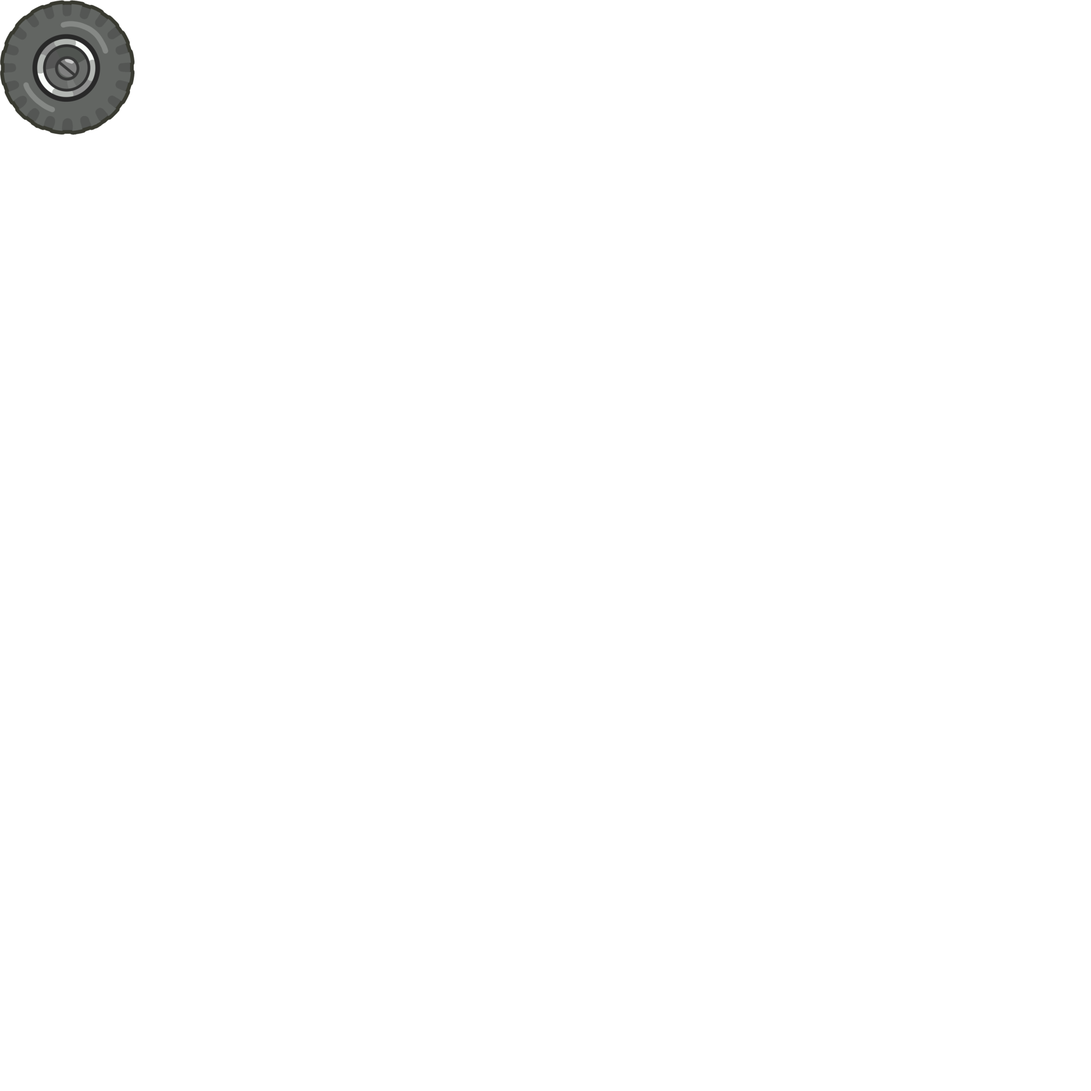
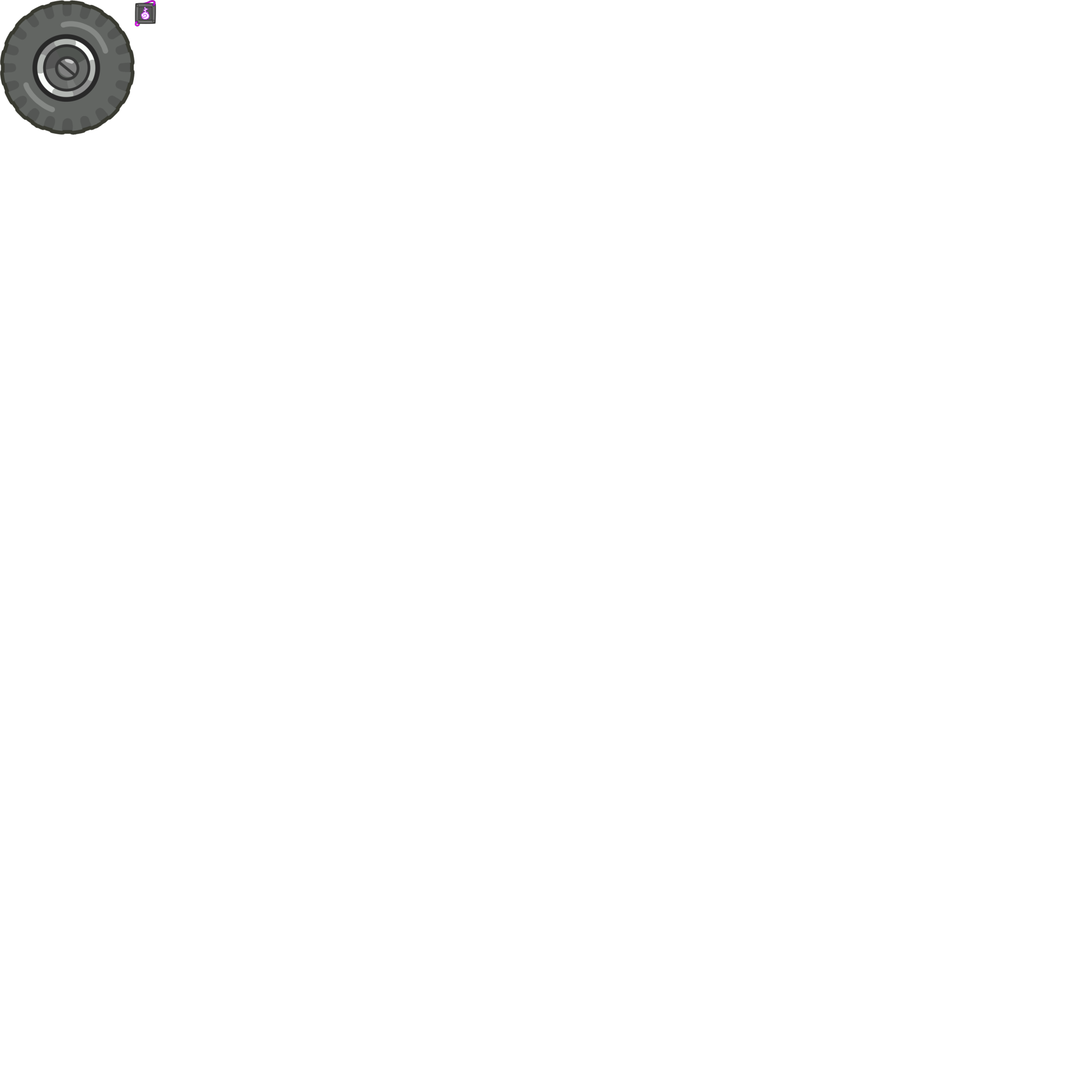
Layered file, before and after one edit (1091x1091). Changes by layer:
painted on "Pasted Layer" over 134, 0, 157, 27
